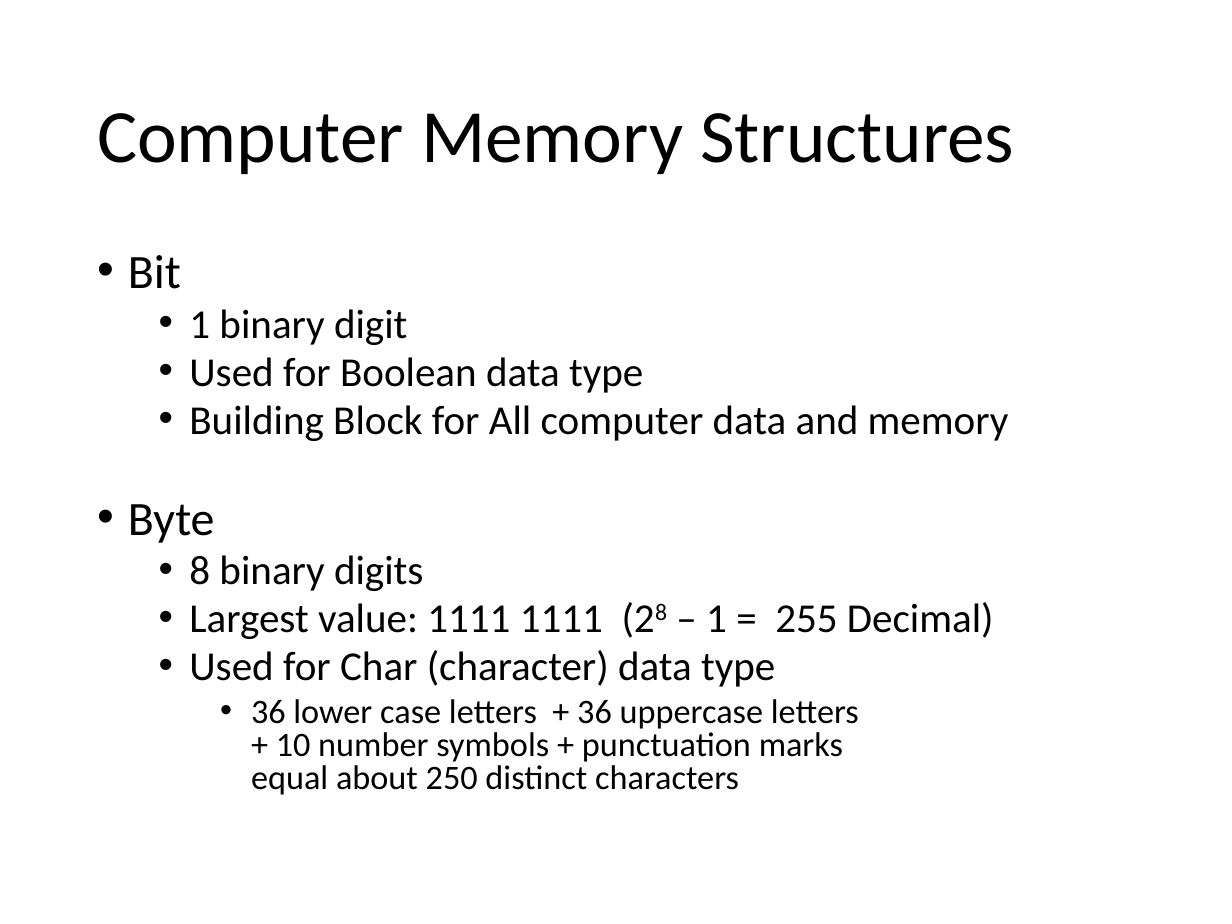
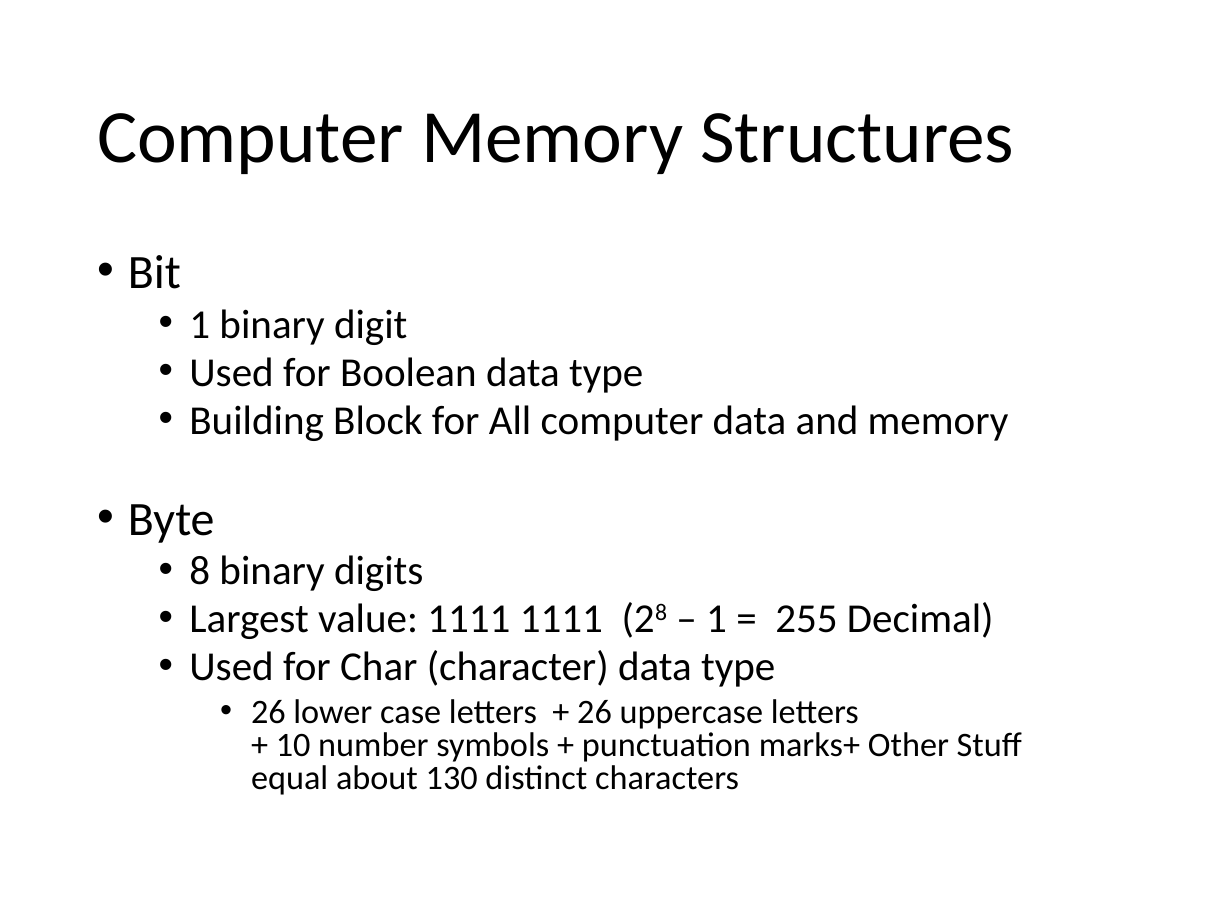
Before and after one commit to Greg5519/Old3C, a slide deck: slide 12 of Topic A Computer Concepts/BinaryNumbers.pptx (slide 11 before the commit). Drawn at 1232x924 pixels with LibreOffice and Linux fonts; fonts in the diff are those of the drawing. Boxes give left, top, right and bottom in pixels: in the first picture for what was removed or moved away, otherwise in the second. Text is boxed around its words. In the diff, an @@ line names an element or a change of style, - is before the commit and + after.

```diff
--- a/Topic A Computer Concepts/BinaryNumbers.pptx
+++ b/Topic A Computer Concepts/BinaryNumbers.pptx
@@ text at bbox=[251, 699, 1022, 795]: text changed @@
-    • 36 lower case letters + 36 uppercase letters
-      + 10 number symbols + punctuation marks
-      equal about 250 distinct characters
+    • 26 lower case letters + 26 uppercase letters
+      + 10 number symbols + punctuation marks+ Other Stuff
+      equal about 130 distinct characters
```
Also in this commit, not shown: 3 other slides changed, 5 slides added, 2 slides removed, 2 other files.
